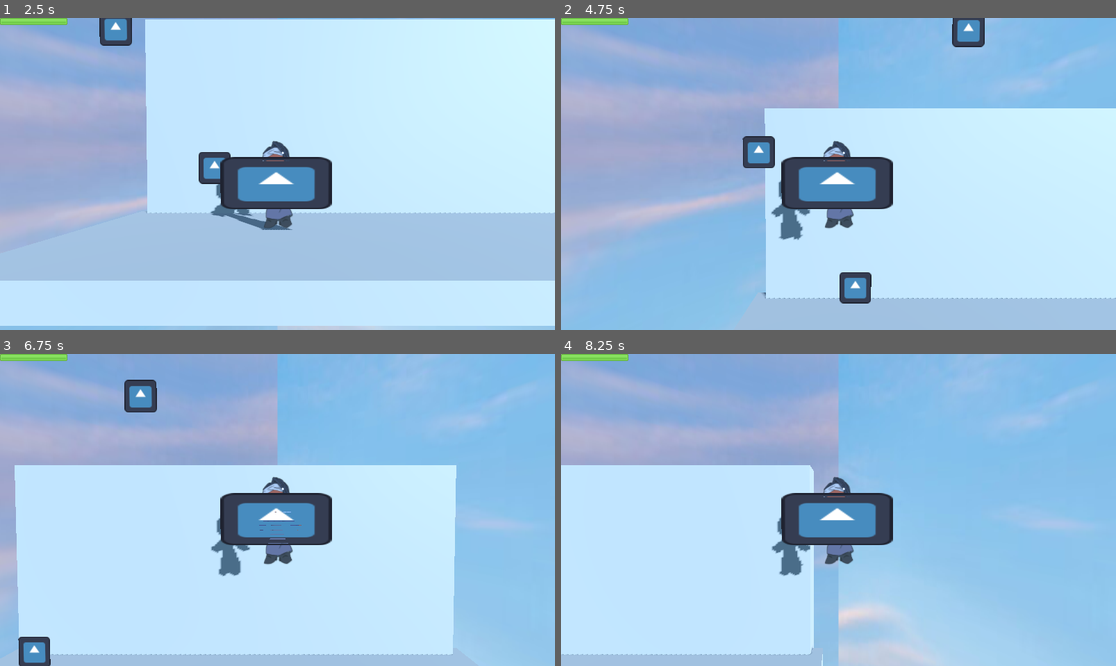
Above: before the commit, frames 1-4 (two rows, left to right).
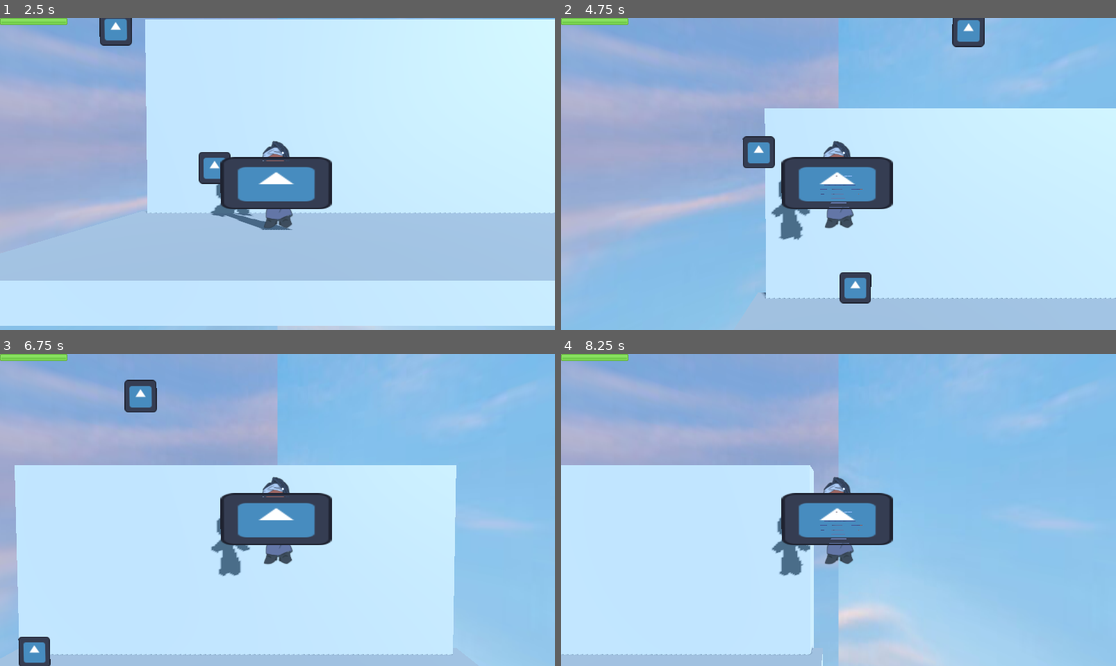
Above: after the commit, the same moments.

Repository: m-tsoi/Dust-Busters
Game: Godot game, scene res://scenes/levels/level.tscn
Same seed, same stepped clock (60 frames per second), same inputs: the game is played once before the commit and once after it. The engine's default icon, where the game draws it, is replaced by a stand-in: a white triangle on a blue panel in a dark square.
Inputs:
- Up to frame 1 (2.5 s): tap Enter (ui_accept) at 0.5, 0.77, 1.52 s; hold Up (ui_up) 0.53-2.03 s; tap Z (basic_attack) at 0.6, 1.35, 2.1 s; hold Left (ui_left) from 2.03 s (still down)
- Up to frame 2 (4.75 s): tap Z (basic_attack) at 2.85, 3.6, 4.35 s; tap Enter (ui_accept) at 3.02, 3.77, 4.52 s; release Left (ui_left) at 3.53 s; hold Down (ui_down) 3.53-4.28 s; hold Right (ui_right) from 4.28 s (still down)
- Up to frame 3 (6.75 s): release Right (ui_right) at 5.03 s; hold Up (ui_up) 5.03-5.78 s; tap Z (basic_attack) at 5.1, 5.85, 6.6 s; hold Right (ui_right) from 5.78 s (still down); tap Enter (ui_accept) at 6.02 s
- Up to frame 4 (8.25 s): tap Enter (ui_accept) at 6.77, 7.52 s; tap Z (basic_attack) at 7.35, 8.1 s; release Right (ui_right) at 8.03 s; hold Down (ui_down) from 8.03 s (still down)

Frame 1 is identical in both runs. In frame 2, less than 0.1% of the frame differs, in the area x 46-55%, y 45-61%; in frame 3, less than 0.1%; in frame 4, less than 0.1%, in the area x 37-55%, y 45-63%.

Commit message:
Added player hurtbox (and enemy hitbox layer)
Added player hurtbox and health, changed collision layer 6 to enemy hitbox (and changed this for enemy)

Diff:
--- a/project.godot
+++ b/project.godot
@@ -49,7 +49,8 @@
 3d_physics/layer_2="player"
 3d_physics/layer_3="enemies"
 3d_physics/layer_4="cleanables"
-3d_physics/layer_5="hitboxes"
+3d_physics/layer_5="player hitboxes"
+3d_physics/layer_6="enemy hitboxes"
 
 [physics]
 
--- a/scenes/enemies/enemy.tscn
+++ b/scenes/enemies/enemy.tscn
@@ -26,4 +26,12 @@
 transform = Transform3D(3, 0, 0, 0, 3, 0, 0, 0, 3, 0, 0, 0)
 shape = SubResource("BoxShape3D_c504w")
 
+[node name="Hitbox" type="Area3D" parent="."]
+collision_layer = 32
+collision_mask = 0
+
+[node name="CollisionShape3D2" type="CollisionShape3D" parent="Hitbox"]
+transform = Transform3D(3, 0, 0, 0, 3, 0, 0, 0, 3, 0, 0, 0)
+shape = SubResource("BoxShape3D_c504w")
+
 [connection signal="area_shape_entered" from="Hurtbox" to="." method="_on_hurtbox_area_shape_entered"]
--- a/scenes/player/CharacterBody3D.gd
+++ b/scenes/player/CharacterBody3D.gd
@@ -8,6 +8,9 @@
 var gravity = ProjectSettings.get_setting("physics/3d/default_gravity")
 var hitbox
 var is_attacking: bool = false
+var health = 5
+var enemies_touching: int = 0
+var invulnerable: bool = false
 
 func _process(delta):
 	if Input.is_action_just_pressed("basic_attack") and not is_attacking:
@@ -20,11 +23,39 @@
 		timer.one_shot = true
 		timer.start()
 		timer.connect("timeout", _on_basic_attack_hitbox_timer_timeout)
+	if enemies_touching > 0:
+		if (not invulnerable):
+			#TODO: Play animation, play sound, death
+			invulnerable = true
+			var invuln_timer := Timer.new()
+			add_child(invuln_timer)
+			invuln_timer.wait_time = 1
+			invuln_timer.one_shot = true
+			invuln_timer.start()
+			invuln_timer.connect("timeout", _on_invuln_timer_timeout)
+			health -= 1
+			print("Player health: ", health)
+			if (health <= 0):
+				print("[Unimplemented] Player died")
+		elif (invulnerable):
+			pass
 
 func _on_basic_attack_hitbox_timer_timeout() -> void:
 	print("Timer timeouted")
 	hitbox.queue_free()
 	is_attacking = false
+
+func _on_invuln_timer_timeout() -> void:
+	print("Invuln timer timeouted")
+	invulnerable = false
+
+func _on_hurtbox_area_shape_entered(area_rid, area, area_shape_index, local_shape_index):
+	enemies_touching += 1
+	print("Area ", area_rid, " ", area, " entered player's hurtbox")
+
+func _on_hurtbox_area_shape_exited(area_rid, area, area_shape_index, local_shape_index):
+	enemies_touching -= 1
+	print("Area ", area_rid, " ", area, " left player's hurtbox")
 
 
 func _physics_process(delta):
--- a/scenes/player/player.tscn
+++ b/scenes/player/player.tscn
@@ -26,3 +26,14 @@
 [node name="CollisionShape3D" type="CollisionShape3D" parent="."]
 transform = Transform3D(1, 0, 0, 0, 0.999991, -0.00413642, 0, 0.00413642, 0.999991, 2.08165e-12, -0.25, 2.08165e-12)
 shape = SubResource("CapsuleShape3D_o0btn")
+
+[node name="Hurtbox" type="Area3D" parent="."]
+collision_layer = 2
+collision_mask = 32
+
+[node name="CollisionShape3D" type="CollisionShape3D" parent="Hurtbox"]
+transform = Transform3D(1, 0, 0, 0, 0.999991, -0.00413642, 0, 0.00413642, 0.999991, 2.08165e-12, -0.25, 2.08165e-12)
+shape = SubResource("CapsuleShape3D_o0btn")
+
+[connection signal="area_shape_entered" from="Hurtbox" to="." method="_on_hurtbox_area_shape_entered"]
+[connection signal="area_shape_exited" from="Hurtbox" to="." method="_on_hurtbox_area_shape_exited"]
